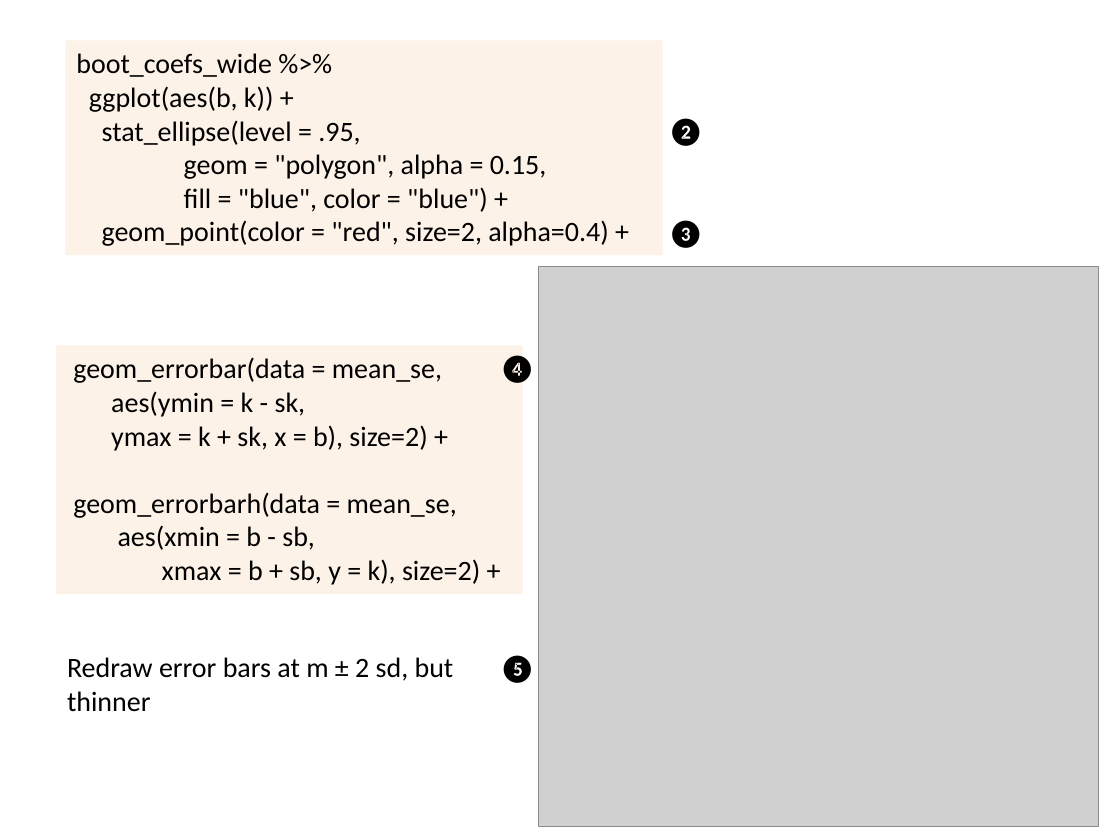
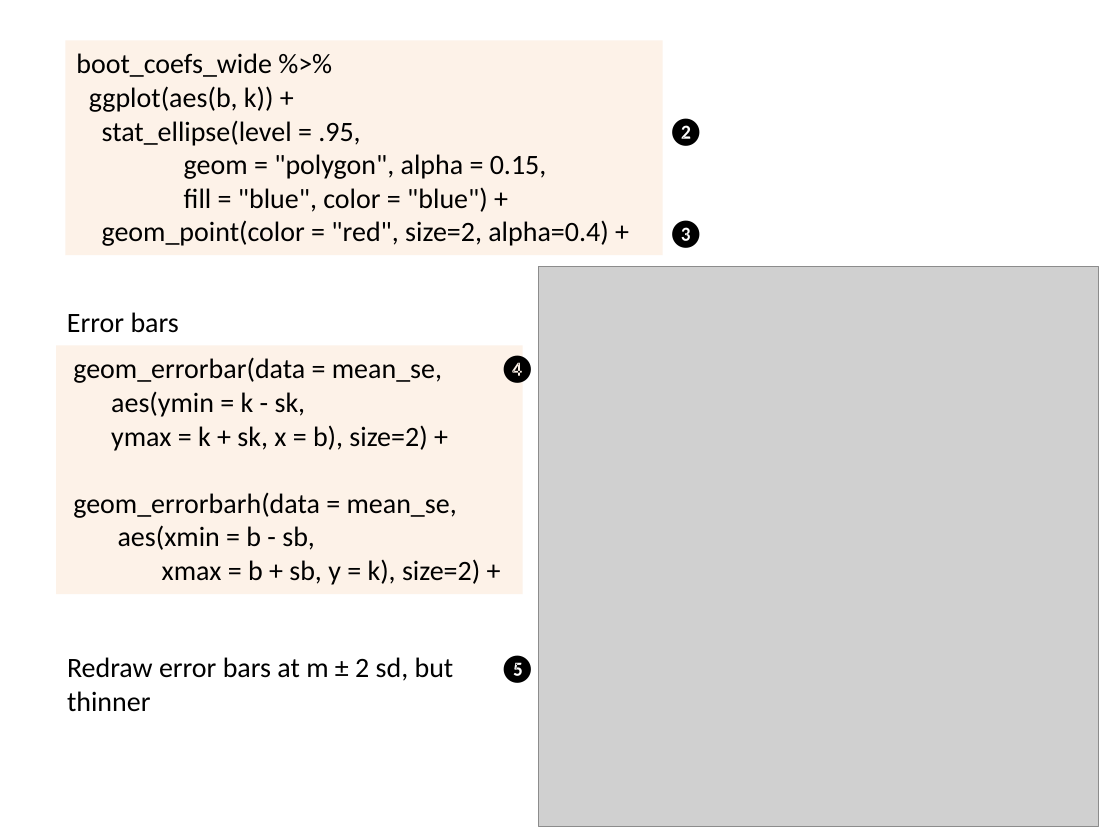
Before and after one commit to friendly/6135, a slide deck: slide 23 of lectures/bootstrap.pptx. Drawn at 1120x840 pixels with LibreOffice and Linux fonts; fonts in the diff are those of the drawing; grey boxes stand for pictures. Boxes give left, top, right and bottom in pixels: in the first picture for what was removed or moved away, otherwise in the second. Text is boxed around its words. In the diff, an @@ line names an element or a change of style, - is before the commit and + after.

```diff
--- a/lectures/bootstrap.pptx
+++ b/lectures/bootstrap.pptx
@@ text added at bbox=[67, 312, 179, 333], 18 pt, text #000000 @@
+Error bars
```
Also in this commit, not shown: 7 other slides changed, 29 other files.
